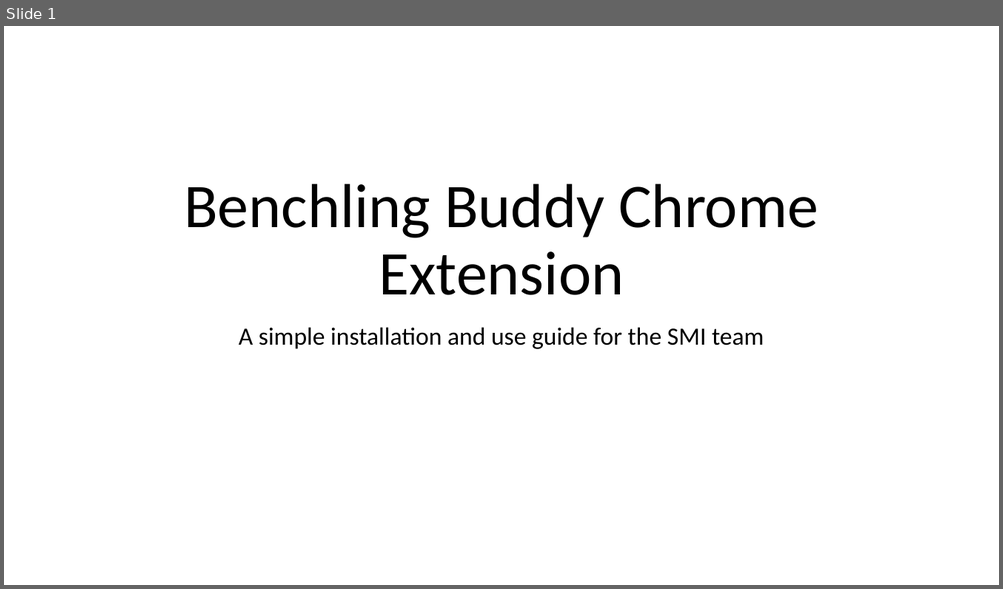
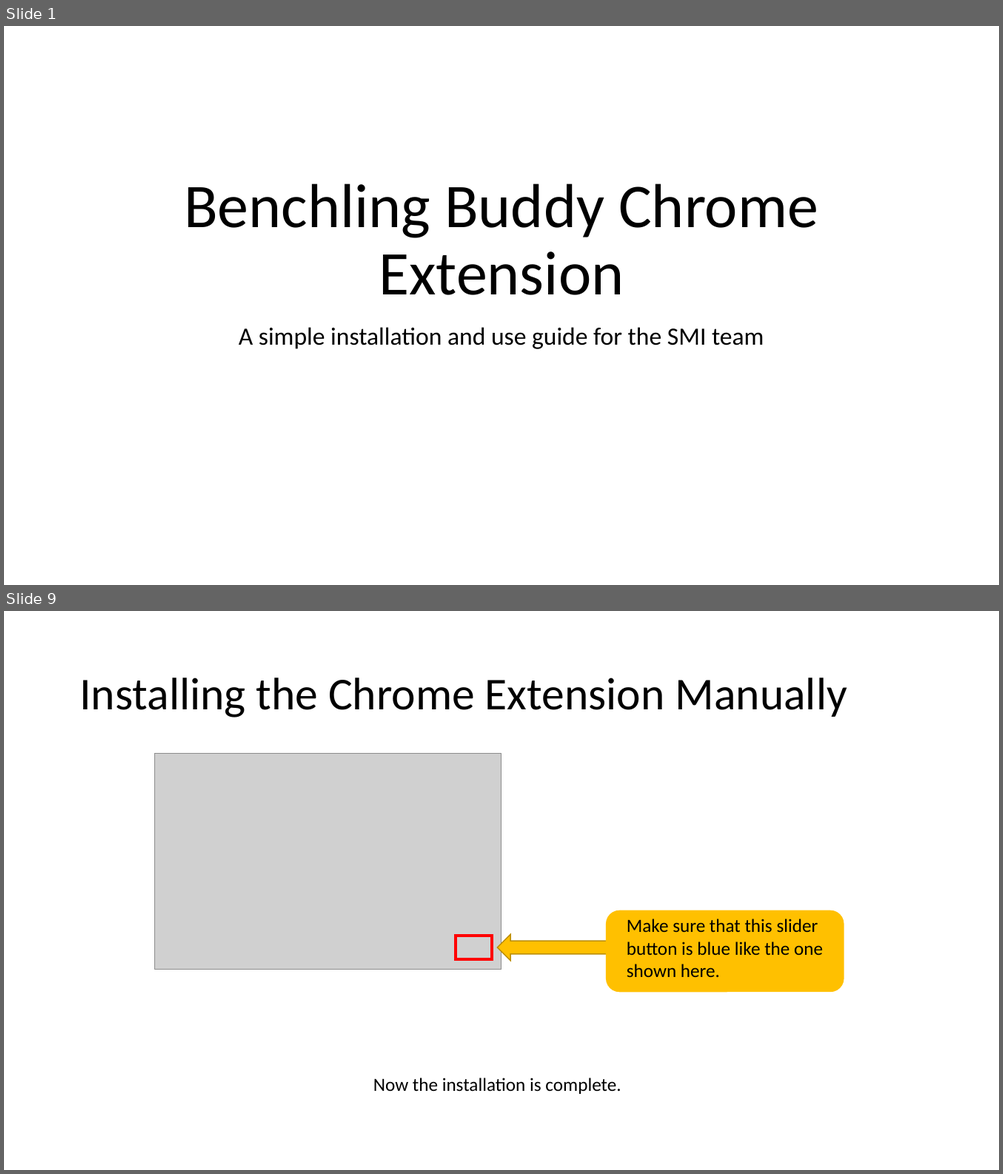
Before and after one commit to 1000000000000000000000000000000/BenchlingBuddy, a slide deck: README.pptx. Shown one above the other, each under a label of ours: slide 1 before the commit, slides 1 and 9 after it; the slides between them are not shown. The pictures are 1003x589 and 1003x1174 pixels, drawn with LibreOffice and Linux fonts; fonts in the diff are those of the drawing; grey boxes stand for pictures. Boxes give left, top, right and bottom in pixels: in the first picture for what was removed or moved away, otherwise in the second. Text is boxed around its words. In the diff, an @@ line names an element or a change of style, - is before the commit and + after.

```diff
--- a/README.pptx
+++ b/README.pptx
@@ slide 9 added at bbox=[4, 611, 999, 1170], background #FFFFFF @@
@@ title added at bbox=[79, 678, 847, 718], 44 pt, text #000000 @@
+Installing the Chrome Extension Manually
@@ picture added at bbox=[155, 754, 502, 970] @@
@@ rounded rectangle added at bbox=[606, 911, 844, 993], fill #FFC000 @@
@@ text added at bbox=[626, 919, 822, 978], 18 pt, text #000000 @@
+Make sure that this slider button is blue like the one shown here.
@@ rectangle added at bbox=[455, 937, 492, 960], outline #FF0000 3 pt @@
@@ left arrow added at bbox=[497, 935, 739, 961], fill #FFC000, outline #BD8E00 1 pt @@
@@ text added at bbox=[373, 1078, 620, 1094], 18 pt, text #000000 @@
+Now the installation is complete.
```
Also in this commit, not shown: 1 slide changed, 8 other slides added.
